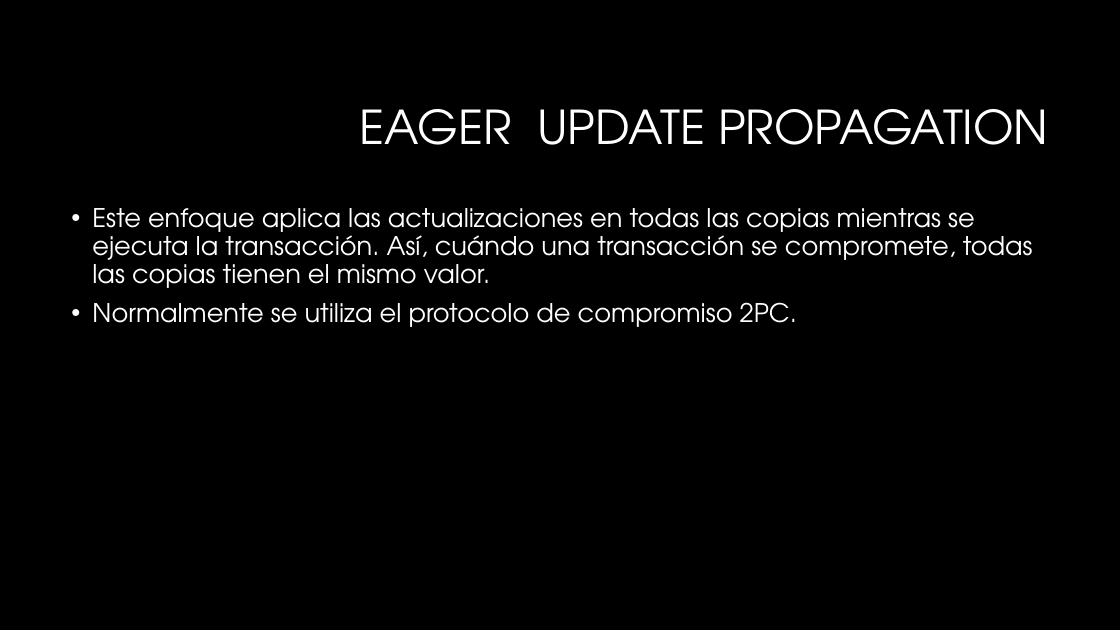
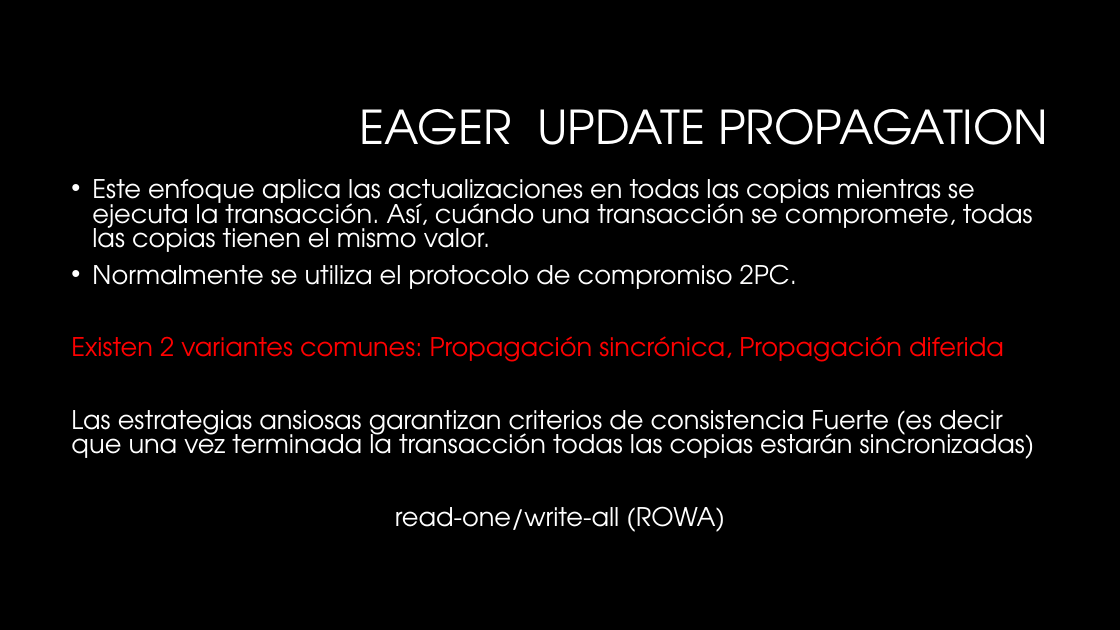
Before and after one commit to juansuarezb/PRESENTACIONBD, a slide deck: slide 3 of REPLICACIÓN DE DATOS.pptx. Drawn at 1120x630 pixels with LibreOffice and Linux fonts; fonts in the diff are those of the drawing; background and template pictures are left out. Boxes give left, top, right and bottom in pixels: in the first picture for what was removed or moved away, otherwise in the second. Text is boxed around its words. In the diff, an @@ line names an element or a change of style, - is before the commit and + after.

```diff
--- a/REPLICACIÓN DE DATOS.pptx
+++ b/REPLICACIÓN DE DATOS.pptx
@@ text "Este enfoque aplica las actualizaciones ...": place and size @@
-text "Este enfoque aplica las actualizaciones ..." at <box>92,208,1033,327</box>
+text "Este enfoque aplica las actualizaciones ..." at <box>71,179,1035,532</box>
@@ text at <box>92,179,1033,289</box>: line spacing 0.9 to 0.8 @@
@@ text at <box>71,336,1035,532</box>: paragraphs added @@
+Existen 2 variantes comunes: Propagación sincrónica, Propagación diferida
+Las estrategias ansiosas garantizan criterios de consistencia Fuerte (es decir que una vez terminada la transacción todas las copias estarán sincronizadas)
+read‑one/write‑all (ROWA)
```
Also in this commit, not shown: 1 slide added, 1 other file.
